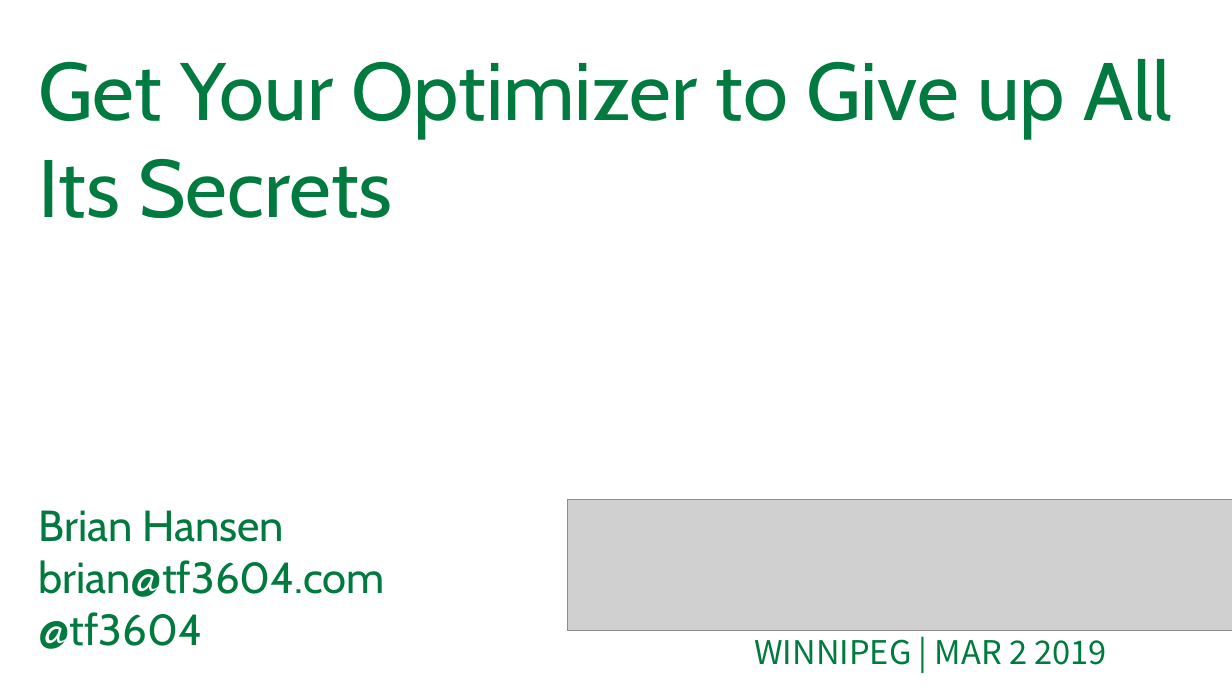
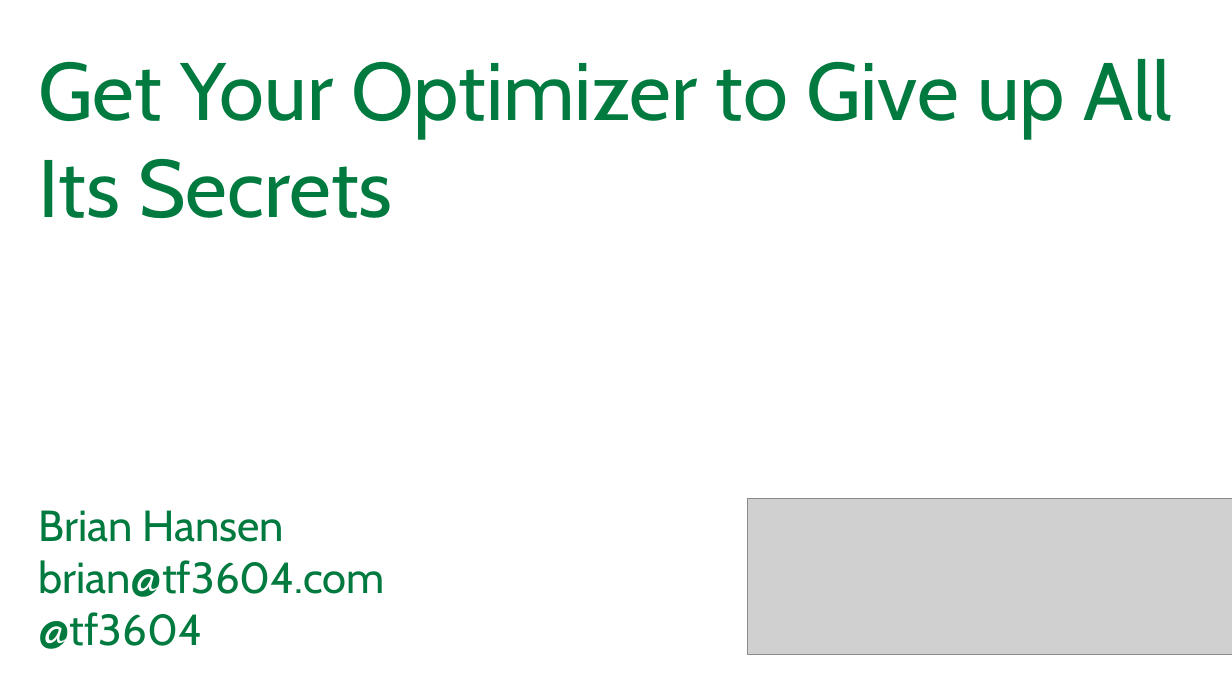
Before and after one commit to tf3604/OptimizerPresentation, a slide deck: slide 1 of Optimizer.pptx. Drawn at 1232x693 pixels with LibreOffice and Linux fonts; fonts in the diff are those of the drawing; grey boxes stand for pictures; background and template pictures are left out. Boxes give left, top, right and bottom in pixels: in the first picture for what was removed or moved away, otherwise in the second. Text is boxed around its words. In the diff, an @@ line names an element or a change of style, - is before the commit and + after.

Commit message:
Add sponsor slide for Winnipeg; update logo.

```diff
--- a/Optimizer.pptx
+++ b/Optimizer.pptx
@@ picture: place and size @@
-picture at bbox=[567, 500, 1232, 630]
+picture at bbox=[748, 499, 1232, 654]
@@ text removed at bbox=[754, 630, 1107, 665] @@
-WINNIPEG | MAR 2 2019
```
Also in this commit, not shown: 1 slide added.
